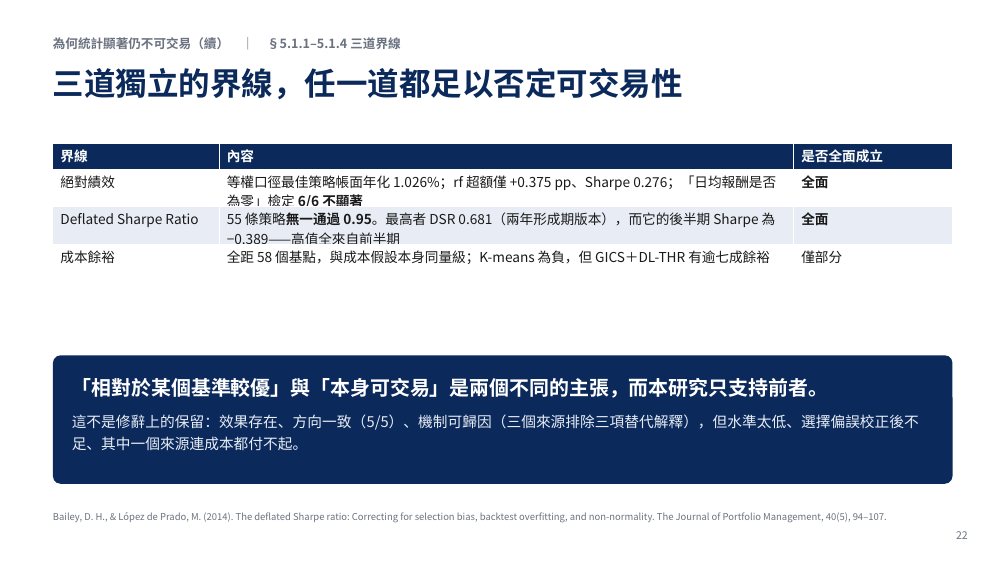
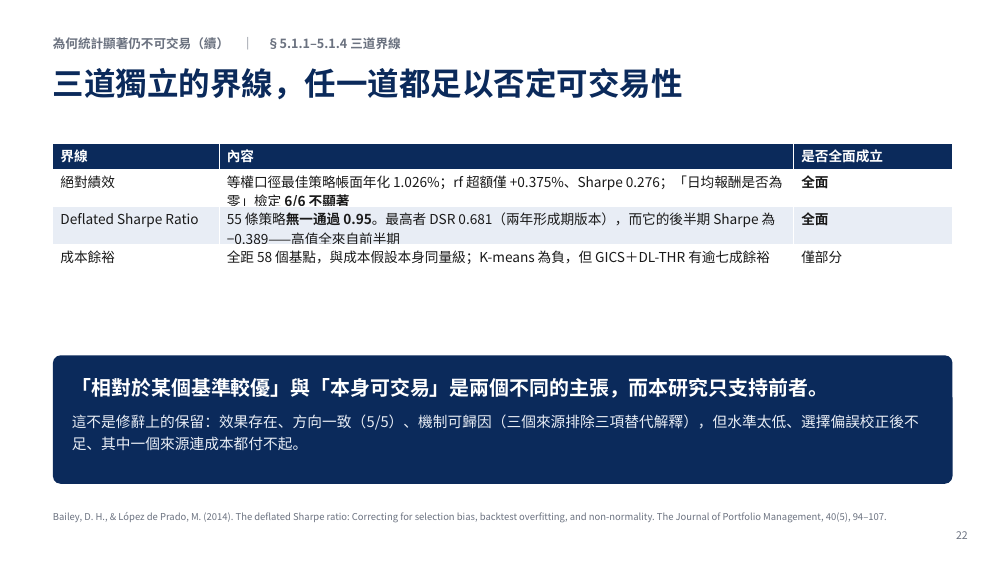
Before and after one commit to LerajieAsta/pairtrade_trainingproject, a slide deck: slide 22 of thesis/1150922.pptx. Drawn at 1008x567 pixels with LibreOffice and Linux fonts; fonts in the diff are those of the drawing. Boxes give left, top, right and bottom in pixels: in the first picture for what was removed or moved away, otherwise in the second. Text is boxed around its words. In the diff, an @@ line names an element or a change of style, - is before the commit and + after.

```diff
--- a/thesis/1150922.pptx
+++ b/thesis/1150922.pptx
@@ table at bbox=[53, 144, 953, 270] @@
-row 2, column 2: 等權口徑最佳策略帳面年化 1.026%；rf 超額僅 +0.375 pp、Sharpe 0.276；「日均報酬是否為零」檢定 6/6 不顯著
+row 2, column 2: 等權口徑最佳策略帳面年化 1.026%；rf 超額僅 +0.375%、Sharpe 0.276；「日均報酬是否為零」檢定 6/6 不顯著
```
Also in this commit, not shown: 4 other slides changed, 12 other files.
